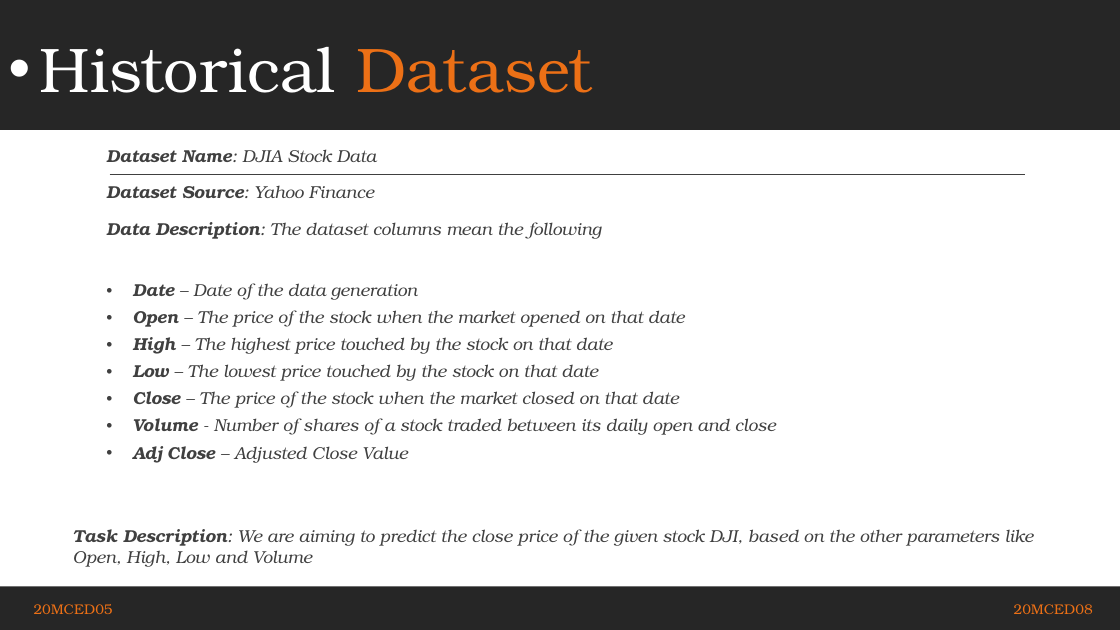
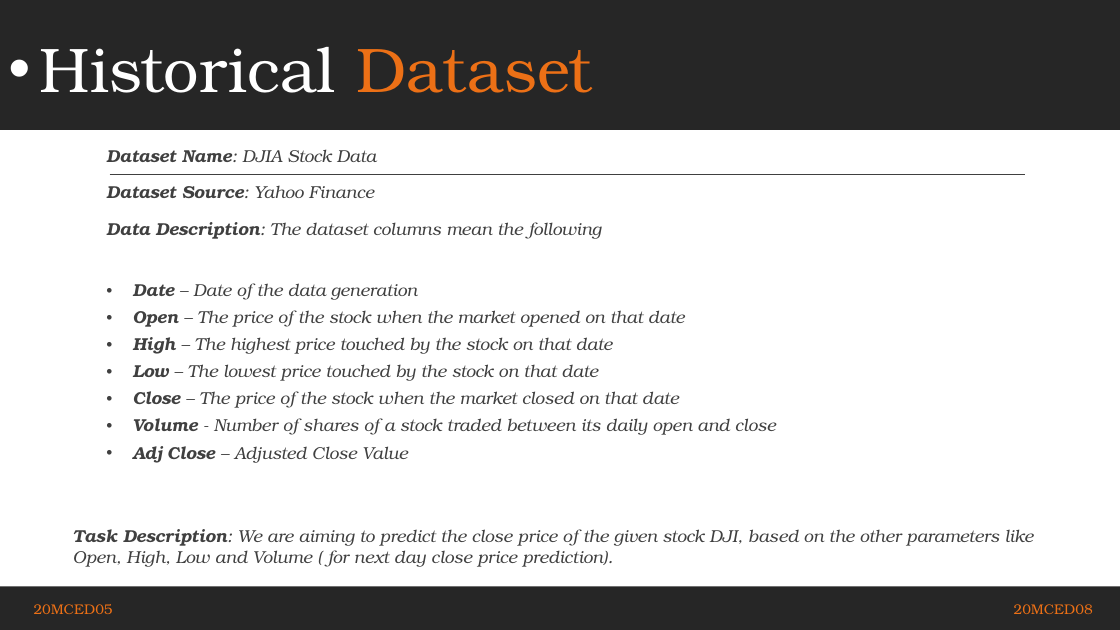
Before and after one commit to Jainil360/Stock-Price-Prediction, a slide deck: slide 22 of AML_INNOVATIVE_20MCED08/AML_PPT.pptx. Drawn at 1120x630 pixels with LibreOffice and Linux fonts; fonts in the diff are those of the drawing. Boxes give left, top, right and bottom in pixels: in the first picture for what was removed or moved away, otherwise in the second. Text is boxed around its words. In the diff, an @@ line names an element or a change of style, - is before the commit and + after.

```diff
--- a/AML_INNOVATIVE_20MCED08/AML_PPT.pptx
+++ b/AML_INNOVATIVE_20MCED08/AML_PPT.pptx
@@ text at <box>73,529,1034,567</box>: text changed @@
-  Task Description: We are aiming to predict the close price of the given stock DJI, based on the other parameters like Open, High, Low and Volume
+  Task Description: We are aiming to predict the close price of the given stock DJI, based on the other parameters like Open, High, Low and Volume ( for next day close price prediction).
```
Also in this commit, not shown: 1 other slide changed, 1 slide added, 11 other files.
